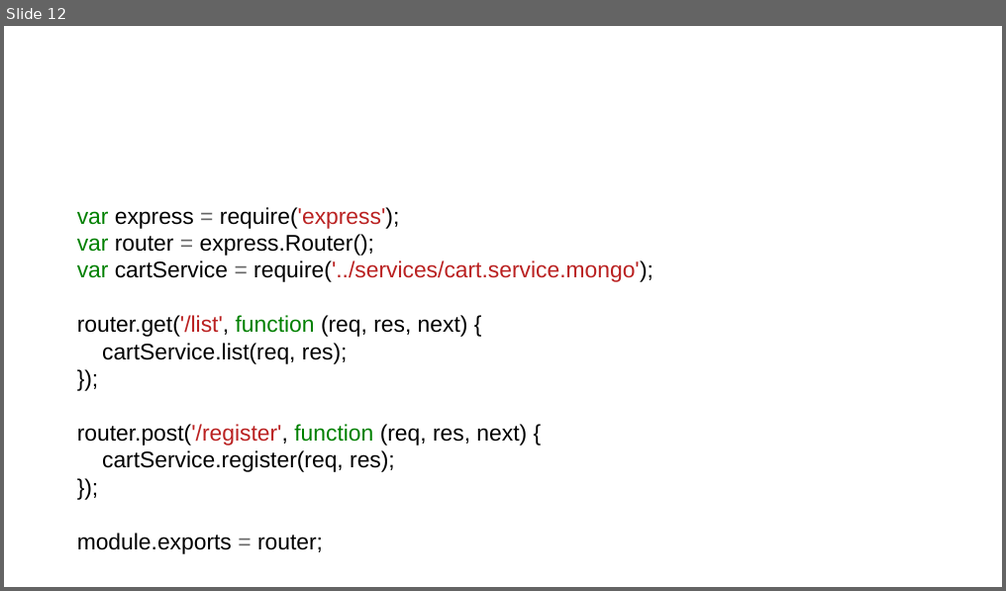
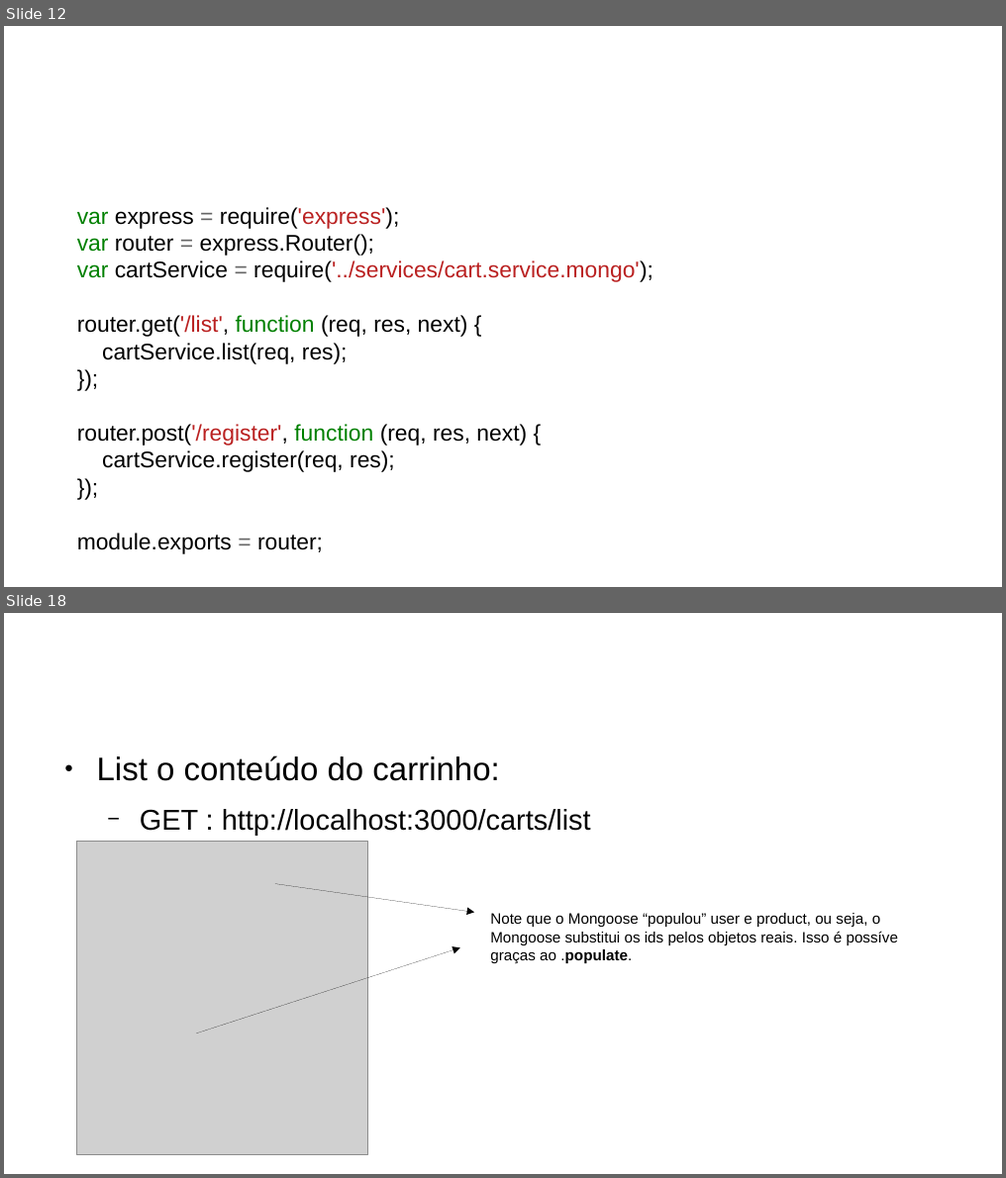
Before and after one commit to CCastro01/PIW-2019_1, a slide deck: SLIDES/13-Express-Mongoose-Relacionamentos.odp. Shown one above the other, each under a label of ours: slide 12 before the commit, slides 12 and 18 after it; the slides between them are not shown. The pictures are 1006x591 and 1006x1178 pixels, drawn with LibreOffice and Linux fonts; fonts in the diff are those of the drawing; grey boxes stand for pictures; background and template pictures are left out. Boxes give left, top, right and bottom in pixels: in the first picture for what was removed or moved away, otherwise in the second. Text is boxed around its words. In the diff, an @@ line names an element or a change of style, - is before the commit and + after.

```diff
--- a/SLIDES/13-Express-Mongoose-Relacionamentos.odp
+++ b/SLIDES/13-Express-Mongoose-Relacionamentos.odp
@@ slide 18 added at bbox=[4, 613, 1002, 1174], background #FFFFFF @@
@@ text added at bbox=[97, 756, 591, 836], 22.8 pt, text #000000 @@
+● List o conteúdo do carrinho:
+  − GET : http://localhost:3000/carts/list
@@ title added at bbox=[156, 762, 174, 781], 35.7 pt, text #FFFFFF @@
+Testando com o ARC (n-n)
@@ picture added at bbox=[77, 842, 368, 1156] @@
@@ arrow added from (274, 883) to (475, 913), #000000 0 pt @@
@@ text added at bbox=[490, 913, 898, 964], 12 pt, text #000000 @@
+Note que o Mongoose “populou” user e product, ou seja, o
+Mongoose substitui os ids pelos objetos reais. Isso é possíve
+graças ao .populate.
@@ arrow added from (197, 1034) to (460, 948), #000000 0 pt @@
```
Also in this commit, not shown: 1 slide changed, 5 other slides added, 2 other files.
